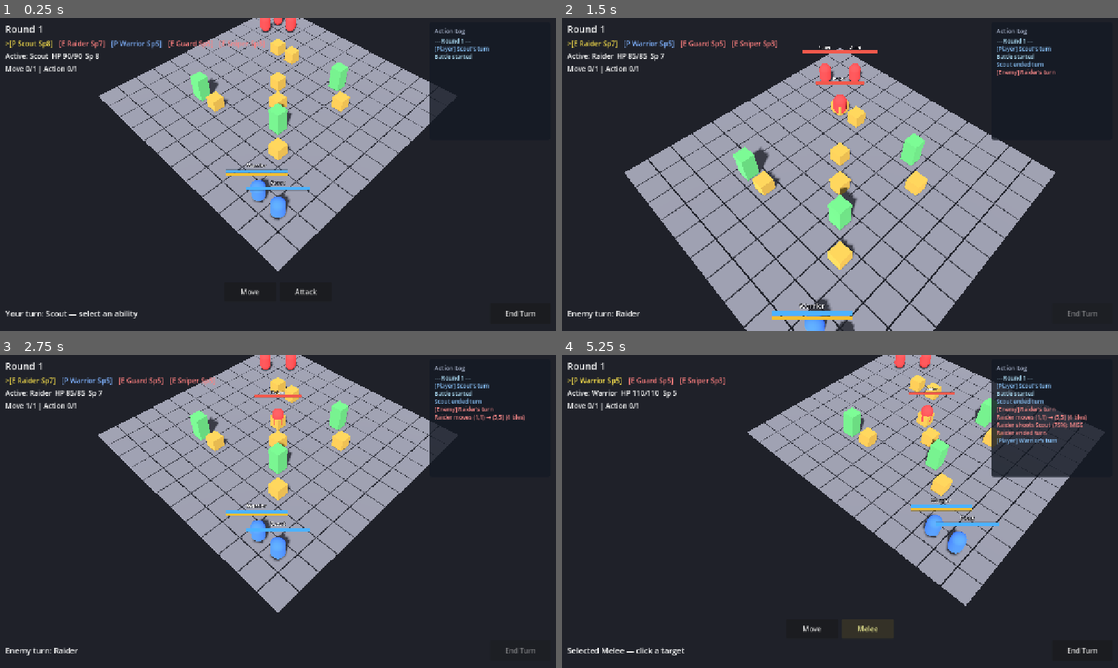
Above: before the commit, frames 1-4 (two rows, left to right).
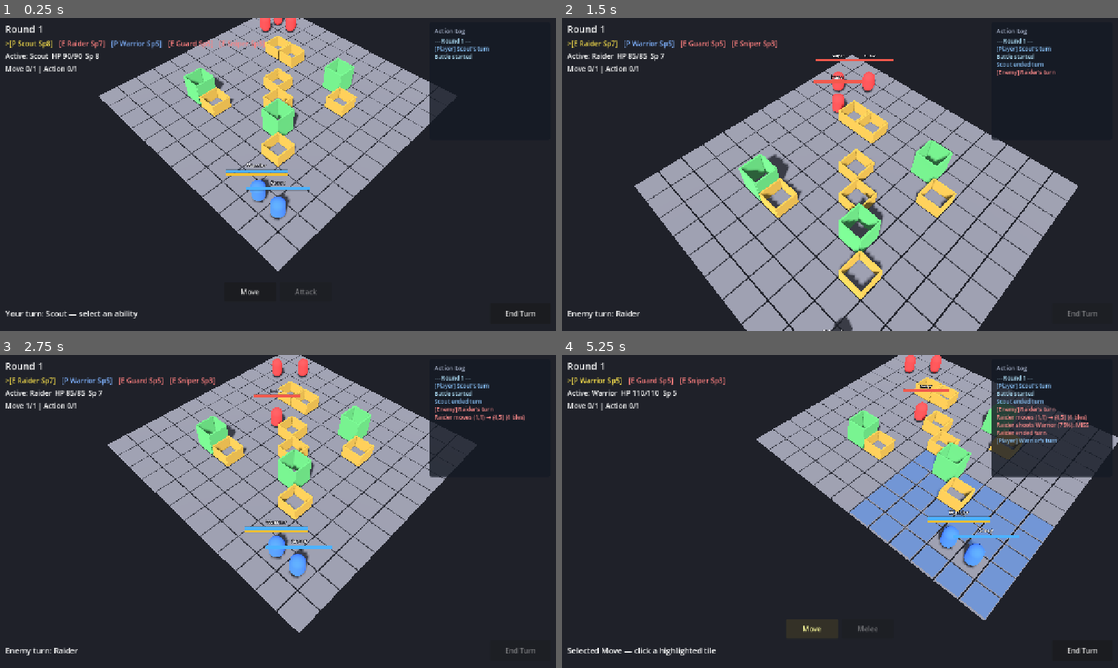
Above: after the commit, the same moments.

Repository: jabber484/battlechess-godot
Game: Godot game, scene res://scenes/battle/Battle.tscn
Two runs of this game, one before a commit and one after it. Both use one fixed random seed, a clock stepped at 60 frames per second and the inputs below.
Inputs (mouse positions are in pixels of both pictures, inside the frame that each line leads up to):
- Up to frame 1 (0.25 s): no input
- Up to frame 2 (1.5 s): click "End Turn" at 0.5 s; move the mouse to (962, 158) at 1.27 s; hold S (camera_pan_back) from 1.28 s (still down); click (962, 158) at 1.42 s
- Up to frame 3 (2.75 s): move the mouse to (166, 527) at 2.02 s; release S (camera_pan_back) at 2.03 s; tap W (camera_pan_forward) at 2.1 s; click (166, 527) at 2.17 s
- Up to frame 4 (5.25 s): tap Enter at 2.75 s; move the mouse to (895, 442) at 2.77 s; hold A (camera_pan_left) 2.78-3.53 s; click (895, 442) at 2.92 s; move the mouse to (812, 574) at 3.52 s; tap D (camera_pan_right) at 3.6 s; click (812, 574) at 3.67 s; click "Move" at 4.25 s; click "Melee" (after the commit: "Move") at 5 s

The runs differ from the first frame. In frame 1, 2.6% of the frame differs, in the area x 33-65%, y 5-89%; in frame 2, 17%, in the area x 11-93%, y 8-100%; in frame 3, 12%; in frame 4, 16%.

Commit message:
Enhance ability activation and grid interaction mechanics
- Added a new method to check if an ability can be activated based on target availability, improving tactical decision-making.
- Implemented tile hover functionality in the battle controller to provide visual feedback on potential target tiles.
- Refactored grid view to emit tile hover events, enhancing user interaction during combat.
- Updated combat and AI systems to utilize directional cover mechanics, improving strategic depth in attack evaluations.

Diff:
--- a/scripts/abilities/simple_attack_ability_data.gd
+++ b/scripts/abilities/simple_attack_ability_data.gd
@@ -11,6 +11,12 @@
 	display_name = "Attack"
 	category = BattleEnums.AbilityCategory.ACTION
 	cost_slot = BattleEnums.CostSlot.ACTION
+
+
+func can_activate(unit: Unit, ctx: AbilityContext) -> bool:
+	if not super.can_activate(unit, ctx):
+		return false
+	return not get_target_tiles(unit, ctx).is_empty()
 
 
 func tile_distance(a: Vector2i, b: Vector2i) -> int:
--- a/scripts/battle/battle_controller.gd
+++ b/scripts/battle/battle_controller.gd
@@ -24,6 +24,7 @@
 var _selected_ability: AbilityData = null
 var _ability_ctx: AbilityContext
 var _presenter: BattlePresenterScript
+var _hovered_tile: Vector2i = Vector2i(-1, -1)
 
 
 func _ready() -> void:
@@ -51,6 +52,7 @@
 	ai_system.set_move_executor(_execute_ai_move)
 	ai_system.set_attack_executor(_execute_ai_attack)
 	grid_view.tile_picked.connect(_on_tile_picked)
+	grid_view.tile_hovered.connect(_on_tile_hovered)
 	turn_manager.round_started.connect(_on_round_started)
 	turn_manager.turn_started.connect(_on_turn_started)
 	turn_manager.turn_ended.connect(_on_turn_ended)
@@ -76,6 +78,7 @@
 func _on_turn_started(unit: Unit) -> void:
 	_pending_attack_target = null
 	_selected_ability = null
+	_hovered_tile = Vector2i(-1, -1)
 	if unit:
 		unit.notify_turn_started()
 	battle_ui.set_active_unit(unit)
@@ -98,6 +101,7 @@
 		battle_ui.append_log("%s ended turn" % unit.display_name, _log_color_for(unit))
 	_selected_ability = null
 	_pending_attack_target = null
+	_hovered_tile = Vector2i(-1, -1)
 	battle_ui.clear_abilities()
 	grid_view.clear_highlights()
 	battle_ui.set_hit_chance("")
@@ -215,6 +219,13 @@
 	await _execute_ability(_selected_ability, active, grid_pos)
 
 
+func _on_tile_hovered(grid_pos: Vector2i) -> void:
+	if _hovered_tile == grid_pos:
+		return
+	_hovered_tile = grid_pos
+	_refresh_highlights()
+
+
 func _handle_attack_click(attacker: Unit, defender: Unit) -> void:
 	var ability := _selected_ability
 	if ability == null:
@@ -270,6 +281,7 @@
 		return
 
 	grid_view.clear_highlights()
+	battle_ui.clear_abilities()
 	var typed_death: Array[Unit] = []
 	for u in death_units:
 		if u is Unit:
@@ -307,6 +319,9 @@
 		_selected_ability = null
 		battle_ui.clear_abilities()
 		return
+	if turn_manager.is_busy():
+		battle_ui.clear_abilities()
+		return
 	if _selected_ability and not _selected_ability.can_activate(active, _ability_ctx):
 		_selected_ability = null
 	var abilities := _player_abilities(active)
@@ -339,12 +354,47 @@
 	match _selected_ability.category:
 		BattleEnums.AbilityCategory.MOVE:
 			grid_view.show_reachable(tiles)
+			_refresh_move_hover_preview(active)
 		BattleEnums.AbilityCategory.ACTION:
 			grid_view.show_attackable(tiles)
 		_:
 			grid_view.show_attackable(tiles)
 
 
+func _refresh_move_hover_preview(unit: Unit) -> void:
+	if unit == null or not GridMath.is_in_bounds(_hovered_tile):
+		return
+	if not _selected_ability.is_valid_target(unit, _hovered_tile, _ability_ctx):
+		return
+	var path: Array[Vector2i] = pathfinding.find_path(unit.grid_pos, _hovered_tile, unit)
+	if path.size() >= 2:
+		grid_view.show_path(path)
+		grid_view.show_hover(_hovered_tile)
+	var attack_tiles := _attack_tiles_from(unit, _hovered_tile)
+	if not attack_tiles.is_empty():
+		grid_view.show_attackable(attack_tiles)
+
+
+## Temporarily evaluates ACTION ability targets as if `unit` stood on `from_pos`.
+func _attack_tiles_from(unit: Unit, from_pos: Vector2i) -> Array[Vector2i]:
+	var result: Array[Vector2i] = []
+	if unit == null:
+		return result
+	var seen: Dictionary = {}
+	var old_pos := unit.grid_pos
+	unit.grid_pos = from_pos
+	for ability in unit.get_abilities_by_category(BattleEnums.AbilityCategory.ACTION):
+		if ability == null or not ability.can_activate(unit, _ability_ctx):
+			continue
+		for tile in ability.get_target_tiles(unit, _ability_ctx):
+			if seen.has(tile):
+				continue
+			seen[tile] = true
+			result.append(tile)
+	unit.grid_pos = old_pos
+	return result
+
+
 func _log_color_for(unit: Unit) -> Color:
 	if unit.is_player():
 		return Color(0.55, 0.78, 1.0)
--- a/scripts/systems/ai_system.gd
+++ b/scripts/systems/ai_system.gd
@@ -132,29 +132,26 @@
 	var can_shoot_from_here := false
 	var distance_penalty_per_tile := _primary_attack_distance_penalty(unit)
 	var max_range := _primary_attack_range(unit)
+	var best_self_cover_bonus := 0
 	for player in players:
 		var dist := GridMath.chebyshev(tile, player.grid_pos)
 		nearest = mini(nearest, dist)
+		match grid_system.get_directional_cover(tile, player.grid_pos):
+			BattleEnums.Cover.HALF:
+				best_self_cover_bonus = maxi(best_self_cover_bonus, 15)
+			BattleEnums.Cover.FULL:
+				best_self_cover_bonus = maxi(best_self_cover_bonus, 30)
+			_:
+				pass
 		if dist <= max_range:
 			can_shoot_from_here = true
 			var distance_penalty := dist * distance_penalty_per_tile
-			var cover_penalty := 0
-			match grid_system.get_cover(player.grid_pos):
-				BattleEnums.Cover.HALF:
-					cover_penalty = CombatSystem.HALF_COVER_PENALTY
-				BattleEnums.Cover.FULL:
-					cover_penalty = CombatSystem.FULL_COVER_PENALTY
+			var cover_penalty: int = combat_system.cover_penalty_between(tile, player.grid_pos)
 			var chance := clampi(unit.accuracy - distance_penalty - cover_penalty, 5, 100)
 			score += 40 + chance / 2
 			score += maxi(0, 40 - player.current_hp / 3)
 	score += maxi(0, 20 - nearest * 2)
-	match grid_system.get_cover(tile):
-		BattleEnums.Cover.HALF:
-			score += 15
-		BattleEnums.Cover.FULL:
-			score += 30
-		_:
-			pass
+	score += best_self_cover_bonus
 	if can_shoot_from_here:
 		score += 25
 	if tile == unit.grid_pos:
--- a/scripts/systems/combat_system.gd
+++ b/scripts/systems/combat_system.gd
@@ -44,8 +44,12 @@
 ) -> int:
 	var distance := GridMath.chebyshev(attacker.grid_pos, defender.grid_pos)
 	var distance_penalty := distance * distance_penalty_per_tile
-	var cover_penalty := _cover_penalty(defender.grid_pos)
+	var cover_penalty := cover_penalty_between(attacker.grid_pos, defender.grid_pos)
 	return clampi(attacker.accuracy - distance_penalty - cover_penalty, 5, 100)
+
+
+func cover_penalty_between(attacker_pos: Vector2i, defender_pos: Vector2i) -> int:
+	return _penalty_for_cover(grid_system.get_directional_cover(defender_pos, attacker_pos))
 
 
 func commit_attack(
@@ -94,8 +98,8 @@
 	return GridMath.chebyshev(attacker.grid_pos, defender.grid_pos) <= max_range
 
 
-func _cover_penalty(grid_pos: Vector2i) -> int:
-	match grid_system.get_cover(grid_pos):
+func _penalty_for_cover(cover: BattleEnums.Cover) -> int:
+	match cover:
 		BattleEnums.Cover.HALF:
 			return HALF_COVER_PENALTY
 		BattleEnums.Cover.FULL:
--- a/scripts/systems/grid_system.gd
+++ b/scripts/systems/grid_system.gd
@@ -40,6 +40,7 @@
 	for entry in _cover_layout:
 		var tile: BattleTile = tiles[entry["pos"]]
 		tile.cover = entry["cover"]
+		tile.walkable = false
 
 
 func get_tile(grid_pos: Vector2i) -> BattleTile:
@@ -65,6 +66,26 @@
 	if tile == null:
 		return BattleEnums.Cover.NONE
 	return tile.cover
+
+
+## Cover on tiles adjacent to the defender, only toward the attacker.
+func get_directional_cover(defender_pos: Vector2i, attacker_pos: Vector2i) -> BattleEnums.Cover:
+	var dx := signi(attacker_pos.x - defender_pos.x)
+	var dy := signi(attacker_pos.y - defender_pos.y)
+	if dx == 0 and dy == 0:
+		return BattleEnums.Cover.NONE
+	var best: BattleEnums.Cover = BattleEnums.Cover.NONE
+	if dx != 0:
+		best = _max_cover(best, get_cover(defender_pos + Vector2i(dx, 0)))
+	if dy != 0:
+		best = _max_cover(best, get_cover(defender_pos + Vector2i(0, dy)))
+	if dx != 0 and dy != 0:
+		best = _max_cover(best, get_cover(defender_pos + Vector2i(dx, dy)))
+	return best
+
+
+func _max_cover(a: BattleEnums.Cover, b: BattleEnums.Cover) -> BattleEnums.Cover:
+	return a if int(a) >= int(b) else b
 
 
 func get_occupant(grid_pos: Vector2i) -> Unit:
--- a/scripts/systems/grid_view.gd
+++ b/scripts/systems/grid_view.gd
@@ -2,6 +2,7 @@
 extends Node3D
 
 signal tile_picked(grid_pos: Vector2i)
+signal tile_hovered(grid_pos: Vector2i)
 
 @export var grid_system_path: NodePath
 @export var camera_path: NodePath
@@ -12,12 +13,14 @@
 var _highlights: Node3D
 var _tile_meshes: Dictionary = {} # Vector2i -> MeshInstance3D
 var _highlight_meshes: Dictionary = {} # Vector2i -> MeshInstance3D
+var _hovered_tile: Vector2i = Vector2i(-1, -1)
 
 const FLOOR_COLOR := Color(0.45, 0.45, 0.48)
 const HALF_COVER_COLOR := Color(0.75, 0.6, 0.25)
 const FULL_COVER_COLOR := Color(0.35, 0.7, 0.4)
 const REACHABLE_COLOR := Color(0.3, 0.55, 0.95, 0.55)
 const ATTACKABLE_COLOR := Color(0.95, 0.35, 0.3, 0.55)
+const PATH_COLOR := Color(0.35, 0.95, 0.95, 0.7)
 const HOVER_COLOR := Color(1.0, 1.0, 0.4, 0.65)
 
 
@@ -41,11 +44,20 @@
 
 
 func _unhandled_input(event: InputEvent) -> void:
-	if event is InputEventMouseButton and event.pressed and event.button_index == MOUSE_BUTTON_LEFT:
+	if event is InputEventMouseMotion:
+		_emit_hover_if_changed(pick_tile_at_mouse())
+	elif event is InputEventMouseButton and event.pressed and event.button_index == MOUSE_BUTTON_LEFT:
 		var pos := pick_tile_at_mouse()
 		if GridMath.is_in_bounds(pos):
 			tile_picked.emit(pos)
 			tile_clicked_forward(pos)
+
+
+func _emit_hover_if_changed(pos: Vector2i) -> void:
+	if pos == _hovered_tile:
+		return
+	_hovered_tile = pos
+	tile_hovered.emit(pos)
 
 
 func tile_clicked_forward(grid_pos: Vector2i) -> void:
@@ -82,6 +94,10 @@
 
 func show_attackable(tiles: Array[Vector2i]) -> void:
 	_show_colored(tiles, ATTACKABLE_COLOR)
+
+
+func show_path(tiles: Array[Vector2i]) -> void:
+	_show_colored(tiles, PATH_COLOR)
 
 
 func show_hover(grid_pos: Vector2i) -> void:
@@ -134,16 +150,35 @@
 
 
 func _spawn_cover(grid_pos: Vector2i, cover: BattleEnums.Cover) -> void:
-	var mesh := MeshInstance3D.new()
-	var box := BoxMesh.new()
 	var h := 0.55 if cover == BattleEnums.Cover.HALF else 1.1
-	box.size = Vector3(0.55, h, 0.55)
-	mesh.mesh = box
-	mesh.position = GridMath.grid_to_world(grid_pos, h * 0.5 + 0.05)
+	var thickness := 0.06
+	var width := 0.92
+	var center := GridMath.grid_to_world(grid_pos, h * 0.5 + 0.05)
+	var color := HALF_COVER_COLOR if cover == BattleEnums.Cover.HALF else FULL_COVER_COLOR
 	var mat := StandardMaterial3D.new()
-	mat.albedo_color = HALF_COVER_COLOR if cover == BattleEnums.Cover.HALF else FULL_COVER_COLOR
-	mesh.material_override = mat
-	add_child(mesh)
+	mat.albedo_color = color
+	mat.cull_mode = BaseMaterial3D.CULL_DISABLED
+
+	var root := Node3D.new()
+	root.name = "Cover_%d_%d" % [grid_pos.x, grid_pos.y]
+	root.position = center
+	add_child(root)
+
+	# Four thin wall planes around the tile edge (N/S/E/W).
+	var walls: Array[Dictionary] = [
+		{"size": Vector3(width, h, thickness), "offset": Vector3(0.0, 0.0, -0.46)},
+		{"size": Vector3(width, h, thickness), "offset": Vector3(0.0, 0.0, 0.46)},
+		{"size": Vector3(thickness, h, width), "offset": Vector3(-0.46, 0.0, 0.0)},
+		{"size": Vector3(thickness, h, width), "offset": Vector3(0.46, 0.0, 0.0)},
+	]
+	for wall in walls:
+		var mesh := MeshInstance3D.new()
+		var box := BoxMesh.new()
+		box.size = wall["size"]
+		mesh.mesh = box
+		mesh.position = wall["offset"]
+		mesh.material_override = mat
+		root.add_child(mesh)
 
 
 func _build_floor_collider() -> void:
